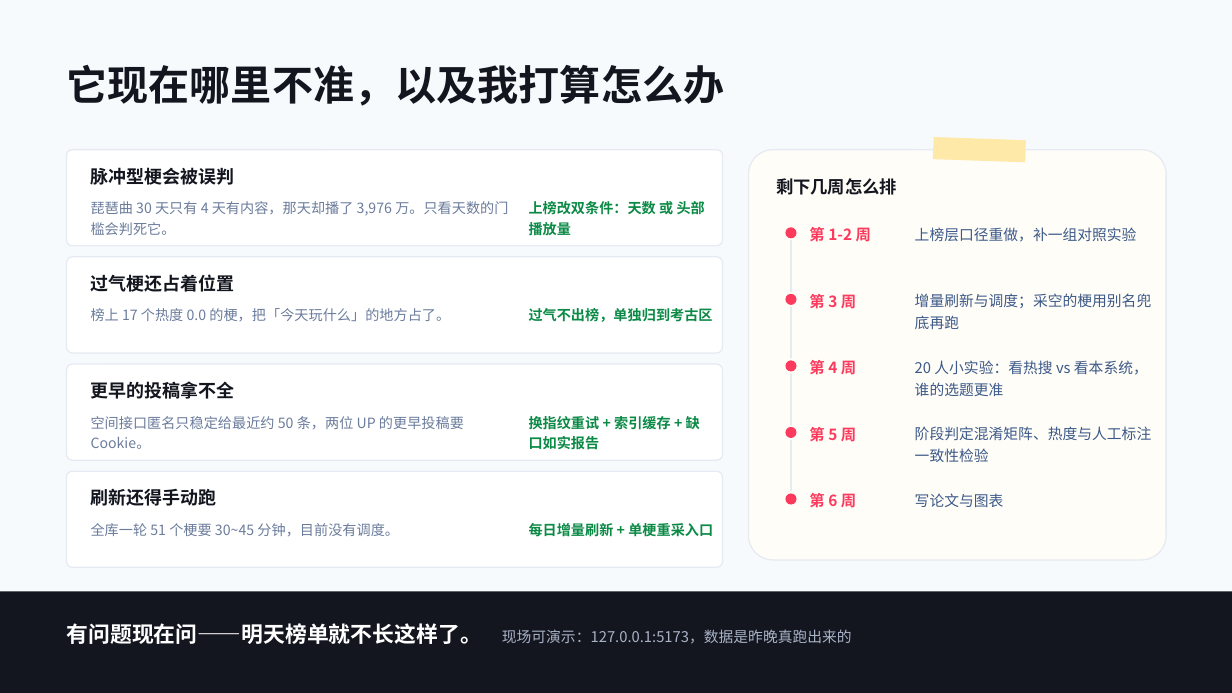
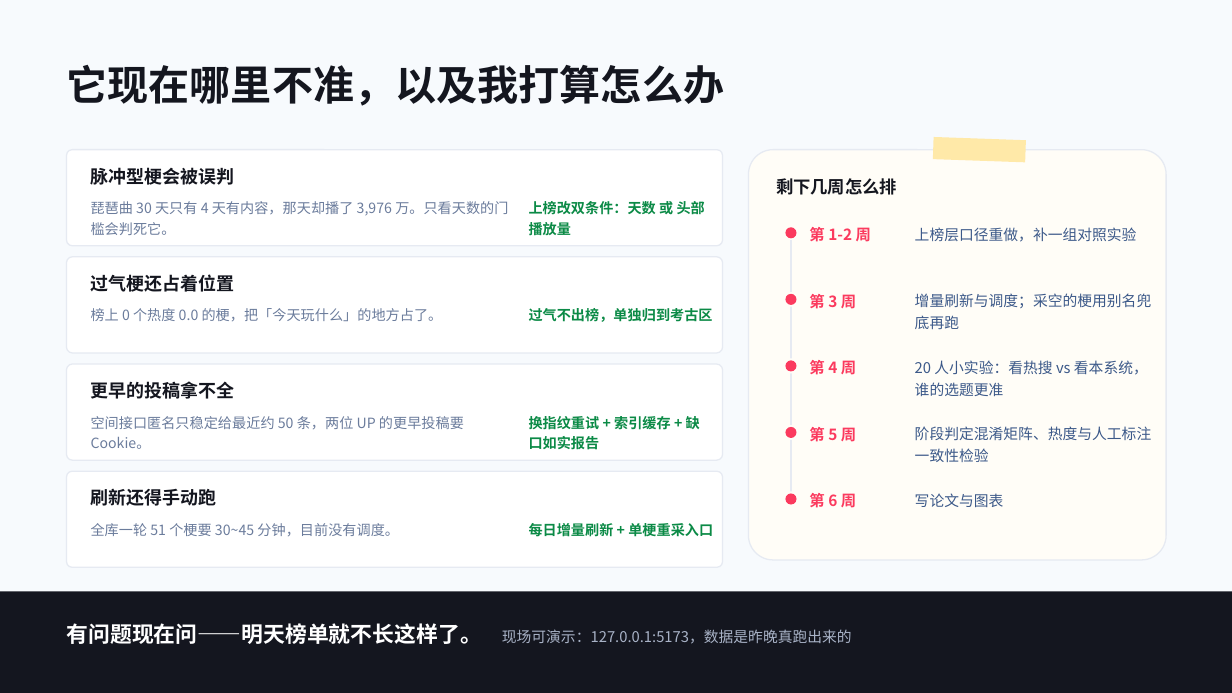
Before and after one commit to 38260/Geng, a slide deck: slide 14 of docs/pitch/赶梗潮-开题答辩-v2.pptx (slide 13 before the commit). Drawn at 1232x693 pixels with LibreOffice and Linux fonts; fonts in the diff are those of the drawing. Boxes give left, top, right and bottom in pixels: in the first picture for what was removed or moved away, otherwise in the second. Text is boxed around its words. In the diff, an @@ line names an element or a change of style, - is before the commit and + after.

```diff
--- a/docs/pitch/赶梗潮-开题答辩-v2.pptx
+++ b/docs/pitch/赶梗潮-开题答辩-v2.pptx
@@ text at [91, 308, 443, 321]: text changed @@
-榜上 17 个热度 0.0 的梗，把「今天玩什么」的地方占了。
+榜上 0 个热度 0.0 的梗，把「今天玩什么」的地方占了。
```
Also in this commit, not shown: 11 other slides changed, 1 slide added, 5 other files.
